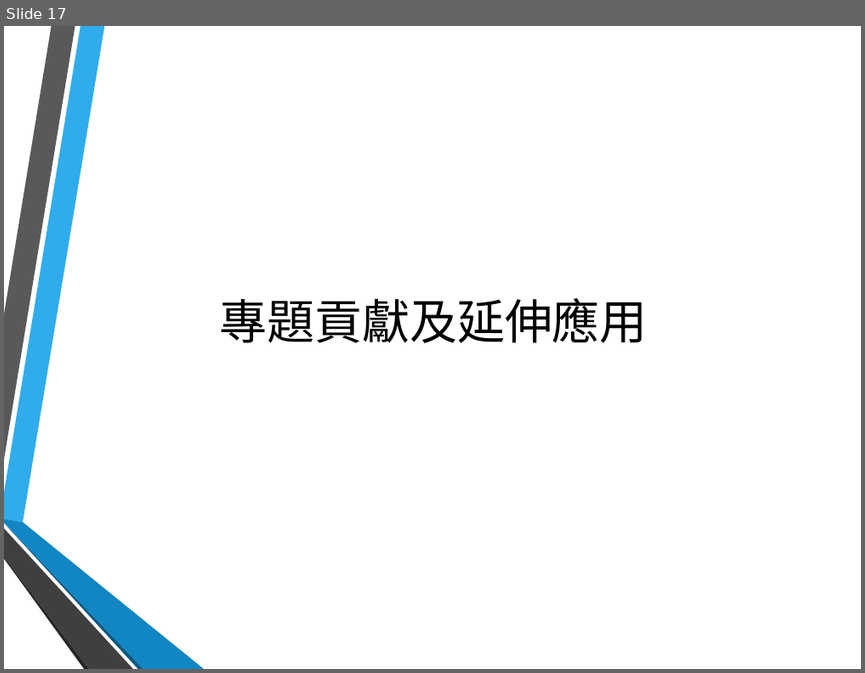
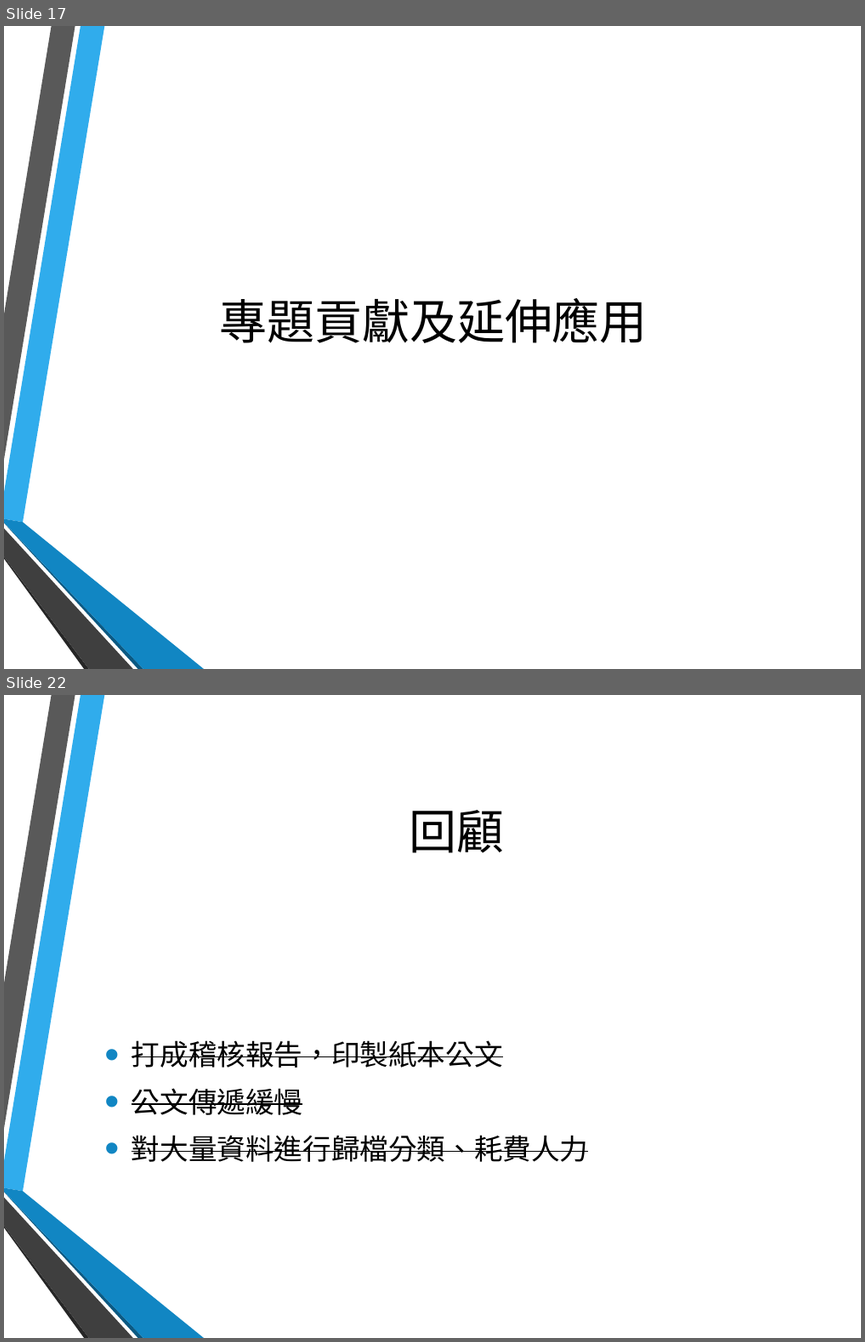
Before and after one commit to hsinewu/pia, a slide deck: Contest/FinalPresentation.pptx. Shown one above the other, each under a label of ours: slide 17 before the commit, slides 17 and 22 after it; the slides between them are not shown. The pictures are 865x673 and 865x1342 pixels, drawn with LibreOffice and Linux fonts; fonts in the diff are those of the drawing; background and template pictures are left out. Boxes give left, top, right and bottom in pixels: in the first picture for what was removed or moved away, otherwise in the second. Text is boxed around its words. In the diff, an @@ line names an element or a change of style, - is before the commit and + after.

```diff
--- a/Contest/FinalPresentation.pptx
+++ b/Contest/FinalPresentation.pptx
@@ slide 22 added at (x1=4, y1=695, x2=861, y2=1338), background picture (left out); not listed: 6 template elements that a slide beside it also shows @@
@@ title added at (x1=409, y1=810, x2=505, y2=853), 40 pt, text #000000 @@
+回顧
@@ text added at (x1=132, y1=1040, x2=589, y2=1162), 24 pt, text #000000, strikethrough @@
+• 打成稽核報告，印製紙本公文
+• 公文傳遞緩慢
+• 對大量資料進行歸檔分類、耗費人力
```
Also in this commit, not shown: 3 slides changed, 3 other slides added.
